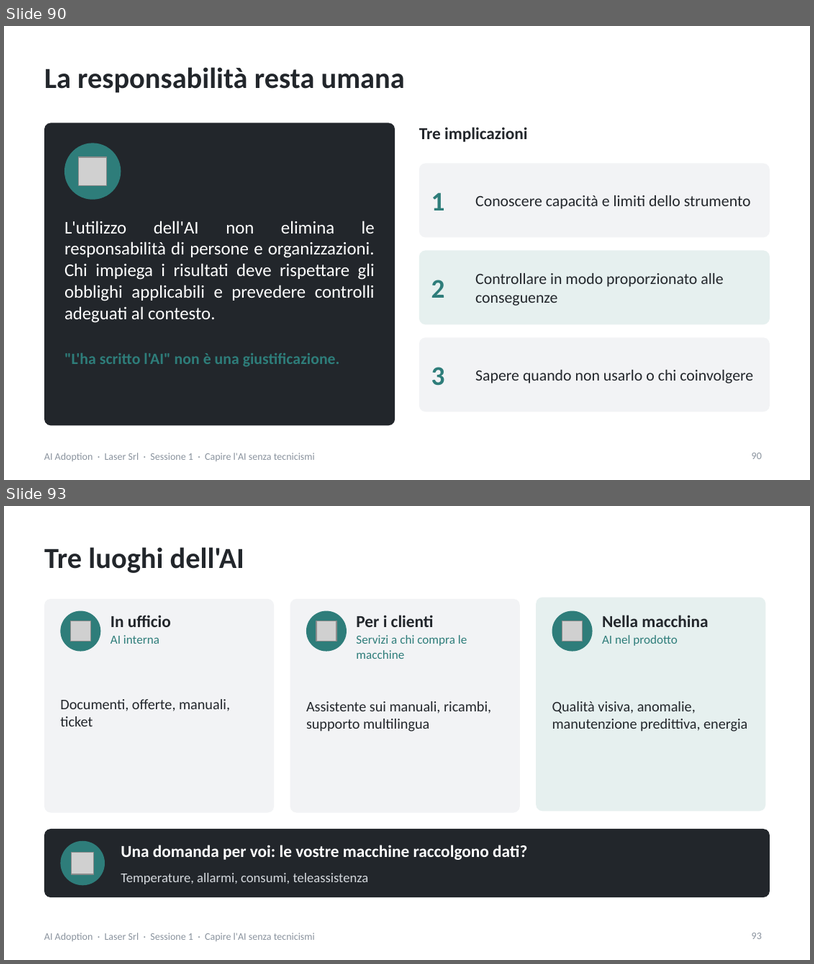
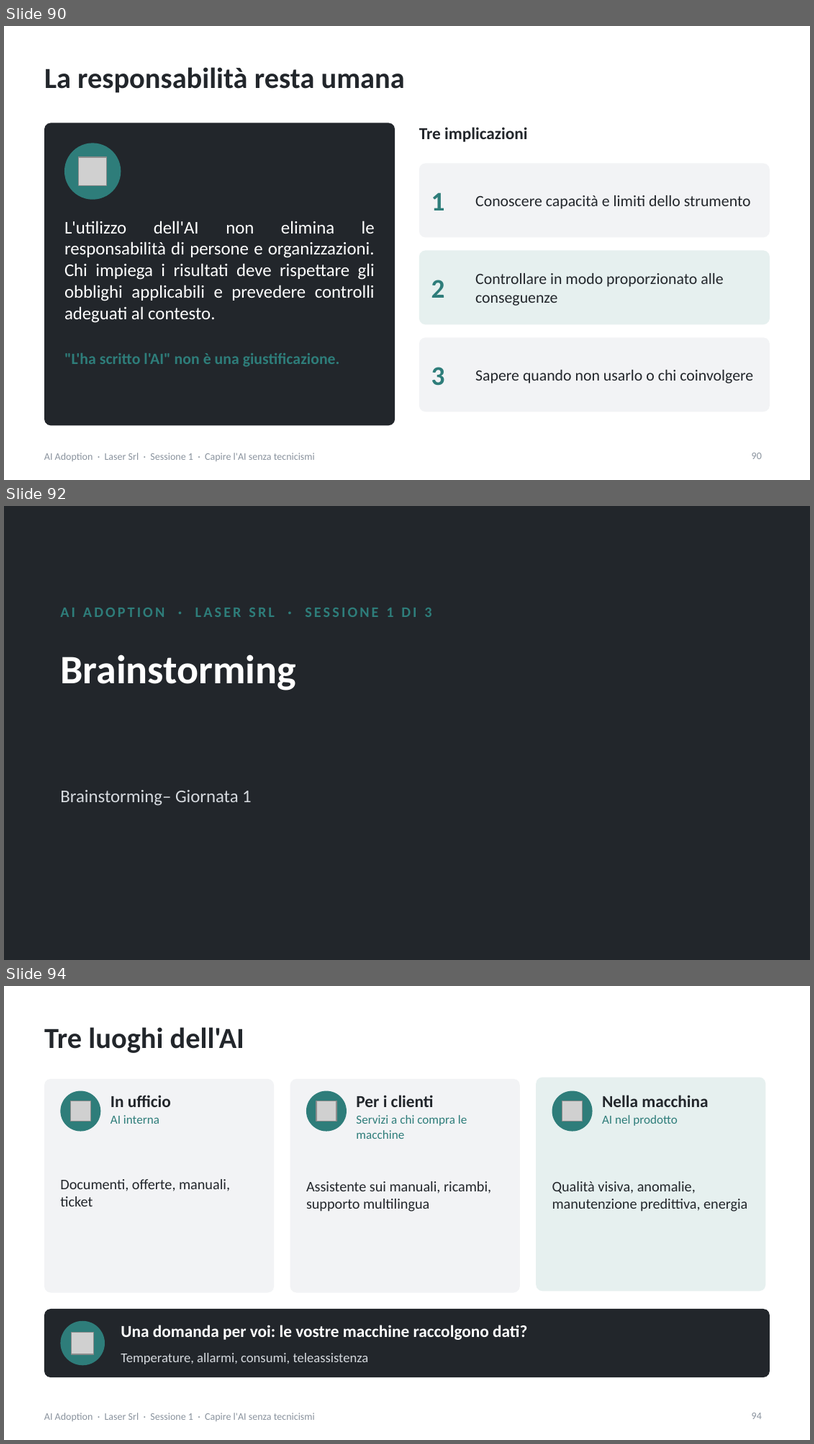
Before and after one commit to NetAi-IT/Formazione-AI-Literacy-Official, a slide deck: Formazioni/2026-10_LaserSrl_AI_Adoption/slide/Sessione1_slide_nuove_Laser.pptx. Shown one above the other, each under a label of ours: slides 90 and 93 before the commit, slides 90, 92 and 94 after it; the slides between them are not shown. The pictures are 814x964 and 814x1444 pixels, drawn with LibreOffice and Linux fonts; fonts in the diff are those of the drawing; grey boxes stand for pictures. Boxes give left, top, right and bottom in pixels: in the first picture for what was removed or moved away, otherwise in the second. Text is boxed around its words. In the diff, an @@ line names an element or a change of style, - is before the commit and + after.

```diff
--- a/Formazioni/2026-10_LaserSrl_AI_Adoption/slide/Sessione1_slide_nuove_Laser.pptx
+++ b/Formazioni/2026-10_LaserSrl_AI_Adoption/slide/Sessione1_slide_nuove_Laser.pptx
@@ slide 92 added at (x1=4, y1=506, x2=810, y2=960), background #22262B @@
@@ text added at (x1=60, y1=608, x2=432, y2=617), 13 pt, text #2E7D7A, bold @@
+AI ADOPTION · LASER SRL · SESSIONE 1 DI 3
@@ title added at (x1=60, y1=654, x2=296, y2=690), 36 pt, text #FFFFFF, bold @@
+Brainstorming
@@ text added at (x1=60, y1=790, x2=252, y2=806), 16 pt, text #D5D9DE @@
+Brainstorming– Giornata 1
@@ what was slide 93 is now slide 94 @@
@@ page number at (x1=752, y1=1412, x2=762, y2=1419): text changed @@
-93
+94
```
Also in this commit, not shown: 14 slides changed, 2 other files.
